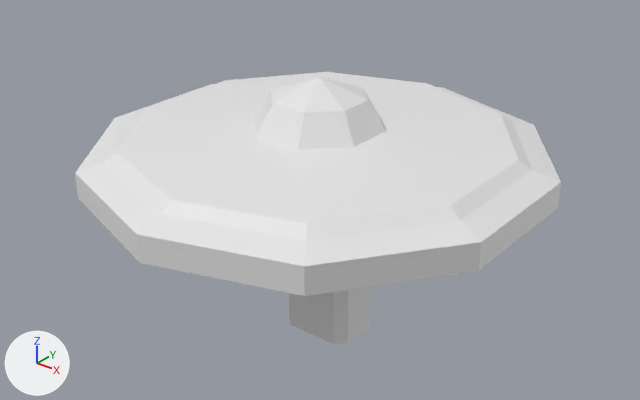
The Blender file styles/lowpoly/parts/accessory_hand_l/accessory_hand_l-shield-round-block.blend: old version first, new version second.
Before and after are seen from a camera (50 mm lens) standing at (0.947, -0.482, 1.075) and looking at (0.561, 0.0, 0.776). Lighting does not change. The marker at lower left points along +X, +Y and +Z. The older version comes first.

Objects in the first picture: 'part_accessory_hand_l'.
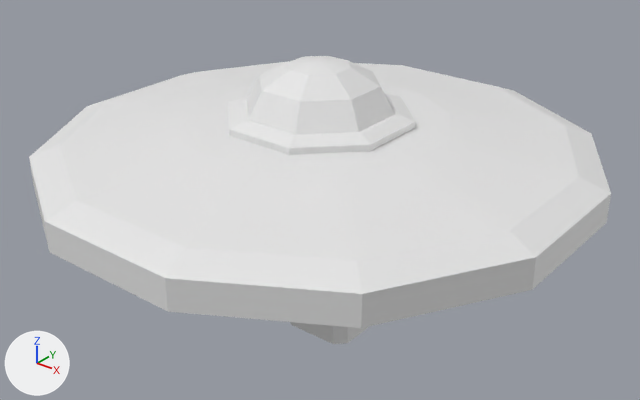
What differs and where, as boxes [x1, y1, x2, y2] in the pictures (640 x 400 px):
'part_accessory_hand_l', reshaped (20% wider): before [75, 72, 561, 344]; after [29, 56, 611, 344]
part 1 of me_part_accessory_hand_l, rebuilt (20% wider, 19% taller): before [75, 72, 561, 296]; after [29, 61, 611, 328]
part 2 of me_part_accessory_hand_l, rebuilt (13% wider, 7% taller): before [254, 77, 386, 150]; after [246, 56, 395, 134]
part 3 of me_part_accessory_hand_l, added: after [228, 93, 415, 155]

The change, as a diff of the scene's bpy script:
```diff
--- a/styles/lowpoly/parts/accessory_hand_l/accessory_hand_l-shield-round-block.blend.py
+++ b/styles/lowpoly/parts/accessory_hand_l/accessory_hand_l-shield-round-block.blend.py
@@ me_part_accessory_hand_l @@
 # used by ob_part_accessory_hand_l; location = (0.0, 0.0, 0.0)
-me_part_accessory_hand_l.from_pydata(...)  # 84 vertices, 87 faces; spans x 0.391..0.729, y -0.178..0.178, z 0.668..0.875
+me_part_accessory_hand_l.from_pydata(...)  # 138 vertices, 140 faces; spans x 0.355..0.765, y -0.205..0.205, z 0.668..0.888
+# me_part_accessory_hand_l part 1: the loose piece of 51 vertices spanning x 0.391..0.729, y -0.178..0.178, z 0.79..0.842 is rebuilt with 73 vertices and now spans x 0.355..0.765, y -0.205..0.205, z 0.79..0.846
+# me_part_accessory_hand_l part 2: the loose piece of 17 vertices spanning x 0.512..0.608, y -0.048..0.048, z 0.837..0.875 is rebuilt with 25 vertices and now spans x 0.507..0.614, y -0.054..0.054, z 0.85..0.888
+# me_part_accessory_hand_l part 3: a new loose piece of 24 vertices spanning x 0.494..0.627, y -0.067..0.067, z 0.84..0.852
```
